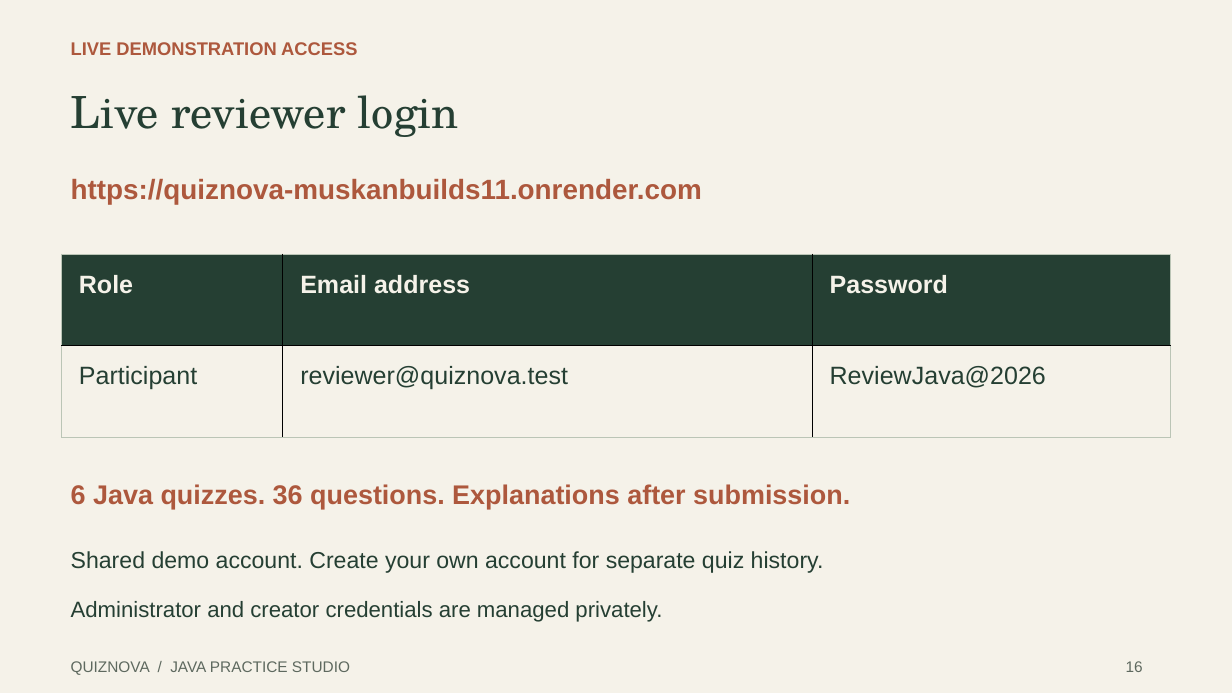
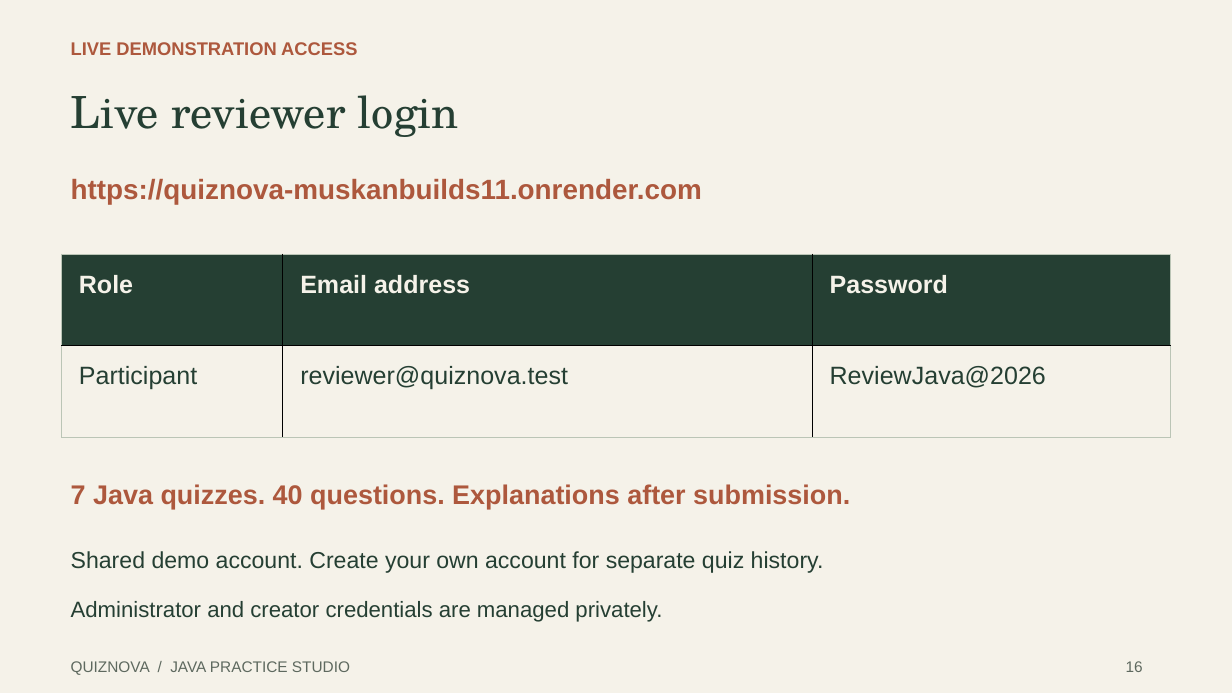
Before and after one commit to muskanbuilds11/java-online-quiz-platform, a slide deck: slide 16 of docs/presentation/QuizNova-Review-1.pptx. Drawn at 1232x693 pixels with LibreOffice and Linux fonts; fonts in the diff are those of the drawing. Boxes give left, top, right and bottom in pixels: in the first picture for what was removed or moved away, otherwise in the second. Text is boxed around its words. In the diff, an @@ line names an element or a change of style, - is before the commit and + after.

```diff
--- a/docs/presentation/QuizNova-Review-1.pptx
+++ b/docs/presentation/QuizNova-Review-1.pptx
@@ text at [71, 484, 850, 509]: text changed @@
-6 Java quizzes. 36 questions. Explanations after submission.
+7 Java quizzes. 40 questions. Explanations after submission.
```
Also in this commit, not shown: 4 other files.
